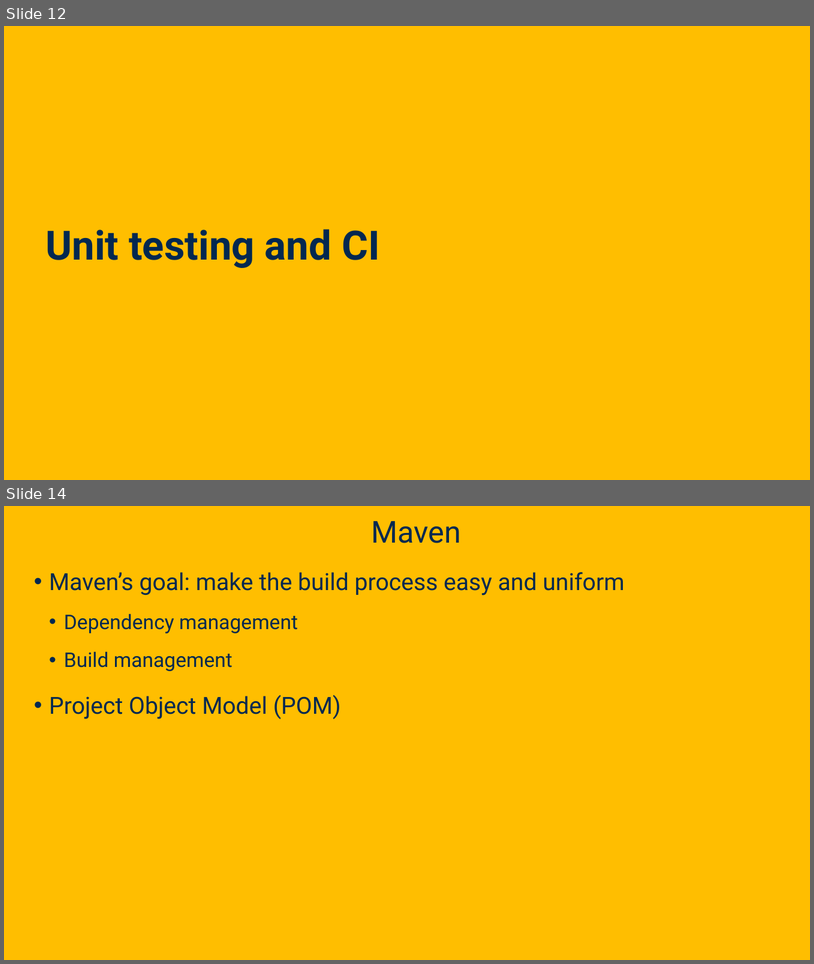
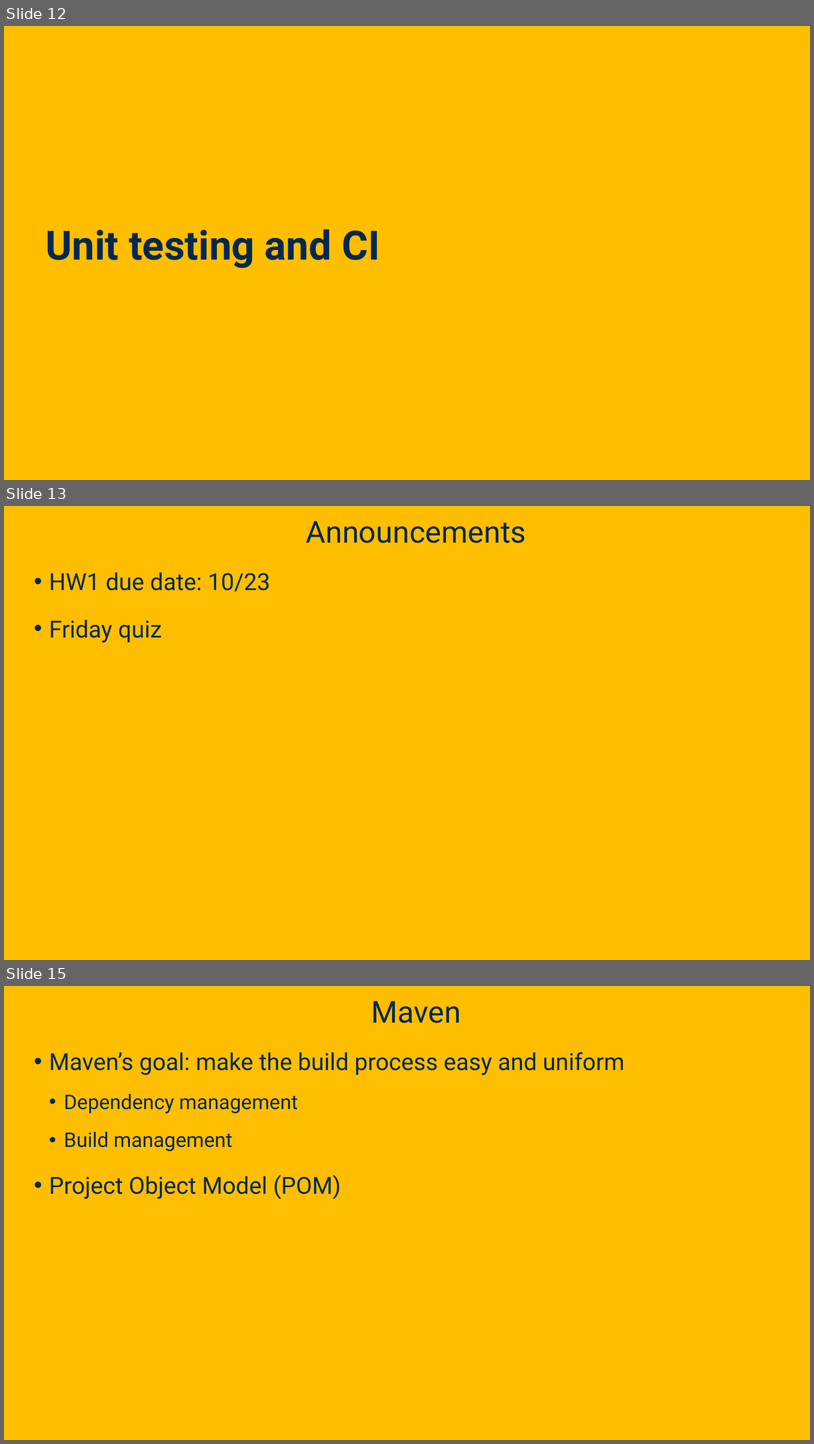
Before and after one commit to davsec-teaching/ecs160-f25, a slide deck: slides/4_unit_testing_mocking_frameworks_CI.pptx. Shown one above the other, each under a label of ours: slides 12 and 14 before the commit, slides 12, 13 and 15 after it; the slides between them are not shown. The pictures are 814x964 and 814x1444 pixels, drawn with LibreOffice and Linux fonts; fonts in the diff are those of the drawing; background and template pictures are left out. Boxes give left, top, right and bottom in pixels: in the first picture for what was removed or moved away, otherwise in the second. Text is boxed around its words. In the diff, an @@ line names an element or a change of style, - is before the commit and + after.

```diff
--- a/slides/4_unit_testing_mocking_frameworks_CI.pptx
+++ b/slides/4_unit_testing_mocking_frameworks_CI.pptx
@@ slide 13 added at [4, 506, 810, 960], background picture (left out) @@
@@ title added at [306, 521, 526, 543], 36 pt, text #022850 @@
+Announcements
@@ text added at [49, 572, 270, 643], 28 pt, text #022850 @@
+• HW1 due date: 10/23
+• Friday quiz
@@ what was slide 14 is now slide 15 @@
```
Also in this commit, not shown: 1 slide changed, 1 other file.
